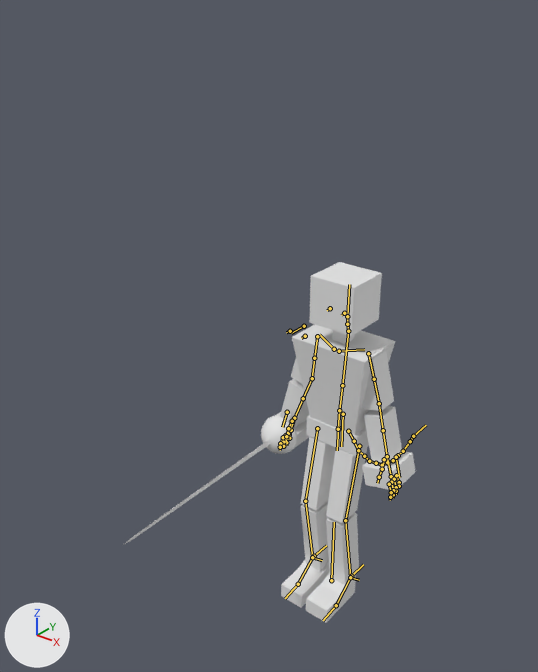
One commit to the Blender file Blender/PlayerRig01.blend: the scene before it, then after it.
Camera for both pictures: a 50 mm lens placed at (1.65, -2.6, 2.95), pointed at (-0.17, -0.32, 1.54). Lighting does not change. The marker at lower left points along +X, +Y and +Z. The bones that bend it are drawn over the model as lines.

The first picture shows 'Rapier01_Cube', 'TheChosenOne'.
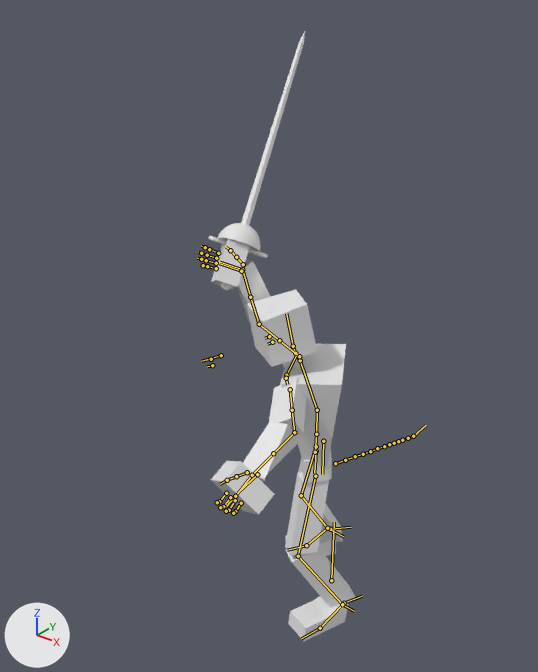
The newer file adds an action. The first version stands in its rest pose; the second is drawn at frame 24 of the action 'Combat_Attack_DownwardStrike'.

Changed parts and their boxes [x1, y1, x2, y2] in the pictures (538 x 672 px):
'TheChosenOne', posed (11% taller)
    before: [275, 262, 416, 623]
    after: [211, 239, 356, 641]
'Rapier01_Cube', posed (44% narrower, 93% taller)
    before: [123, 412, 297, 545]
    after: [208, 32, 305, 290]
bone 'Hip_root', root to tip
    before: (343, 414) to (341, 446)
    after: (323, 441) to (322, 474)
bone 'HipControl', root to tip
    before: (338, 427) to (337, 450)
    after: (316, 451) to (314, 473)
bone 'Femur.R', root to tip
    before: (317, 428) to (305, 501)
    after: (316, 446) to (301, 495)
bone 'Femur.L', root to tip
    before: (359, 446) to (345, 520)
    after: (315, 476) to (298, 556)
bone 'spine.002', root to tip
    before: (339, 410) to (342, 385)
    after: (316, 434) to (317, 410)
bone 'spine.003', root to tip
    before: (342, 385) to (348, 331)
    after: (317, 410) to (300, 360)
bone 'Neck.001', root to tip
    before: (348, 331) to (347, 324)
    after: (300, 360) to (295, 353)
bone 'Neck.002', root to tip
    before: (347, 324) to (347, 316)
    after: (295, 353) to (293, 346)
bone 'Head', root to tip
    before: (347, 316) to (349, 284)
    after: (293, 346) to (286, 313)
bone 'Eye_Controller_Main', root to tip
    before: (304, 326) to (291, 333)
    after: (221, 355) to (201, 361)
bone 'Humerus.R', root to tip
    before: (317, 336) to (314, 358)
    after: (299, 356) to (279, 340)
bone 'Humerus.R.001', root to tip
    before: (314, 358) to (312, 378)
    after: (279, 340) to (259, 324)
bone 'Ulna.R', root to tip
    before: (312, 378) to (303, 398)
    after: (259, 324) to (250, 297)
bone 'Ulna.R.001', root to tip
    before: (303, 398) to (294, 418)
    after: (250, 297) to (242, 269)
bone 'Hand.R', root to tip
    before: (294, 418) to (289, 433)
    after: (242, 269) to (220, 262)
bone 'Humerus.L', root to tip
    before: (368, 353) to (374, 379)
    after: (290, 389) to (292, 410)
bone 'Ulna.L', root to tip
    before: (379, 403) to (383, 430)
    after: (294, 432) to (273, 453)
bone 'Ulna.L.001', root to tip
    before: (383, 430) to (387, 456)
    after: (273, 453) to (252, 475)
bone 'Foot_Control.R', root to tip
    before: (314, 556) to (326, 545)
    after: (330, 529) to (351, 527)
bone 'Tarsals.R', root to tip
    before: (298, 584) to (312, 557)
    after: (306, 545) to (327, 528)
bone 'Foot_Control.L', root to tip
    before: (351, 576) to (363, 564)
    after: (344, 603) to (362, 596)

The change, as a list of edits to the scene's bpy script:
```text
Change bone_hip_root:
    where bone_hip_root = bpy.data.objects['Armature'].pose.bones['Hip_root']  # child of 'root_bone'
    bone_hip_root.location: (0.0, 0.0, 0.0) -> (0.0, 0.072, -0.16)
    bone_hip_root.rotation_quaternion: (1.0, 0.0, 0.0, 0.0) -> (0.867, 0.0, 0.497, -0.001)  # degrees (0, 0, 0) -> degrees (0, 60, 0)
Change bone_hipcontrol:
    where bone_hipcontrol = bpy.data.objects['Armature'].pose.bones['HipControl']  # child of 'Hip_root'
    bone_hipcontrol.rotation_quaternion: (1.0, 0.0, 0.0, 0.0) -> (0.999, 0.0, -0.04, -0.002)  # degrees (0, 0, 0) -> degrees (0, -5, 0)
Change bone_femur_r:
    where bone_femur_r = bpy.data.objects['Armature'].pose.bones['Femur.R']  # child of 'HipControl'
    bone_femur_r.rotation_quaternion: (1.0, 0.0, 0.0, 0.0) -> (0.981, 0.124, -0.023, 0.031)  # degrees (0, 0, 0) -> degrees (14, -3, 3)
Change bone_femur_l:
    where bone_femur_l = bpy.data.objects['Armature'].pose.bones['Femur.L']  # child of 'HipControl'
    bone_femur_l.rotation_quaternion: (1.0, 0.0, 0.0, 0.0) -> (0.959, 0.136, -0.106, -0.213)  # degrees (0, 0, 0) -> degrees (18, -8, -26)
Change bone_spine_002:
    where bone_spine_002 = bpy.data.objects['Armature'].pose.bones['spine.002']  # child of 'spine.001'
    bone_spine_002.rotation_quaternion: (1.0, 0.0, 0.0, 0.0) -> (0.998, 0.062, 0.004, 0.001)  # degrees (0, 0, 0) -> degrees (7, 0, 0)
Change bone_spine_003:
    where bone_spine_003 = bpy.data.objects['Armature'].pose.bones['spine.003']  # child of 'spine.002'
    bone_spine_003.rotation_quaternion: (1.0, 0.0, 0.0, 0.0) -> (0.988, 0.146, -0.03, -0.032)  # degrees (0, 0, 0) -> degrees (17, -3, -4)
Change bone_neck_001:
    where bone_neck_001 = bpy.data.objects['Armature'].pose.bones['Neck.001']  # child of 'spine.003'
    bone_neck_001.rotation_quaternion: (1.0, 0.0, 0.0, 0.0) -> (0.974, 0.099, 0.145, 0.036)  # degrees (0, 0, 0) -> degrees (13, 16, 6)
Change bone_neck_002:
    where bone_neck_002 = bpy.data.objects['Armature'].pose.bones['Neck.002']  # child of 'Neck.001'
    bone_neck_002.rotation_quaternion: (1.0, 0.0, 0.0, 0.0) -> (0.998, 0.0, 0.063, 0.007)  # degrees (0, 0, 0) -> degrees (0, 7, 1)
Change bone_head:
    where bone_head = bpy.data.objects['Armature'].pose.bones['Head']  # child of 'Neck.002'
    bone_head.rotation_quaternion: (1.0, 0.0, 0.0, 0.0) -> (0.994, -0.002, -0.025, 0.027)  # degrees (0, 0, 0) -> degrees (0, -3, 3)
Change bone_eye_controller_main:
    where bone_eye_controller_main = bpy.data.objects['Armature'].pose.bones['Eye_Controller_Main']  # child of 'Head'
    bone_eye_controller_main.location: (0.0, 0.0, 0.0) -> (-0.072, -0.017, 0.0)
Change bone_humerus_r:
    where bone_humerus_r = bpy.data.objects['Armature'].pose.bones['Humerus.R']  # child of 'Clavicle.R'
    bone_humerus_r.rotation_quaternion: (1.0, 0.0, 0.0, 0.0) -> (0.087, -0.892, 0.025, -0.443)  # degrees (0, 0, 0) -> degrees (-163, -52, -11)
Change bone_humerus_r_001:
    where bone_humerus_r_001 = bpy.data.objects['Armature'].pose.bones['Humerus.R.001']  # child of 'Humerus.R'
    bone_humerus_r_001.rotation_quaternion: (1.0, 0.0, 0.0, 0.0) -> (1.0, 0.0, 0.007, 0.0)  # degrees (0, 0, 0) -> degrees (0, 1, 0)
Change bone_ulna_r:
    where bone_ulna_r = bpy.data.objects['Armature'].pose.bones['Ulna.R']  # child of 'Humerus.R.001'
    bone_ulna_r.rotation_quaternion: (1.0, 0.0, 0.0, 0.0) -> (0.849, -0.166, 0.0, 0.0)  # degrees (0, 0, 0) -> degrees (-22, 0, 0)
Change bone_ulna_r_001:
    where bone_ulna_r_001 = bpy.data.objects['Armature'].pose.bones['Ulna.R.001']  # child of 'Ulna.R'
    bone_ulna_r_001.rotation_quaternion: (1.0, 0.0, 0.0, 0.0) -> (0.861, 0.0, -0.187, 0.0)  # degrees (0, 0, 0) -> degrees (0, -24, 0)
Change bone_hand_r:
    where bone_hand_r = bpy.data.objects['Armature'].pose.bones['Hand.R']  # child of 'Ulna.R.001'
    bone_hand_r.rotation_quaternion: (1.0, 0.0, 0.0, 0.0) -> (0.892, 0.01, 0.086, -0.395)  # degrees (0, 0, 0) -> degrees (-3, 10, -48)
Change bone_humerus_l:
    where bone_humerus_l = bpy.data.objects['Armature'].pose.bones['Humerus.L']  # child of 'Clavicle.L'
    bone_humerus_l.rotation_quaternion: (1.0, 0.0, 0.0, 0.0) -> (0.843, 0.065, -0.045, -0.543)  # degrees (0, 0, 0) -> degrees (9, 0, -66)
Change bone_ulna_l:
    where bone_ulna_l = bpy.data.objects['Armature'].pose.bones['Ulna.L']  # child of 'Humerus.L.001'
    bone_ulna_l.rotation_quaternion: (1.0, 0.0, 0.0, 0.0) -> (0.828, -0.223, 0.0, 0.0)  # degrees (0, 0, 0) -> degrees (-30, 0, 0)
Change bone_ulna_l_001:
    where bone_ulna_l_001 = bpy.data.objects['Armature'].pose.bones['Ulna.L.001']  # child of 'Ulna.L'
    bone_ulna_l_001.rotation_quaternion: (1.0, 0.0, 0.0, 0.0) -> (0.484, 0.0, -0.365, 0.0)  # degrees (0, 0, 0) -> degrees (0, -74, 0)
Change bone_foot_control_r:
    where bone_foot_control_r = bpy.data.objects['Armature'].pose.bones['Foot_Control.R']  # child of 'root_bone'
    bone_foot_control_r.location: (0.0, 0.0, 0.0) -> (0.06, 0.251, -0.008)
    bone_foot_control_r.rotation_quaternion: (1.0, 0.0, 0.0, 0.0) -> (0.942, 0.0, 0.025, 0.334)  # degrees (0, 0, 0) -> degrees (1, 3, 39)
Change bone_tarsals_r:
    where bone_tarsals_r = bpy.data.objects['Armature'].pose.bones['Tarsals.R']  # child of 'Foot_Control.R'
    bone_tarsals_r.rotation_quaternion: (1.0, 0.0, 0.0, 0.0) -> (0.994, 0.044, 0.0, 0.0)  # degrees (0, 0, 0) -> degrees (5, 0, 0)
Change bone_foot_control_l:
    where bone_foot_control_l = bpy.data.objects['Armature'].pose.bones['Foot_Control.L']  # child of 'root_bone'
    bone_foot_control_l.location: (0.0, 0.0, 0.0) -> (0.076, -0.185, -0.009)
    bone_foot_control_l.rotation_quaternion: (1.0, 0.0, 0.0, 0.0) -> (0.988, -0.053, 0.026, -0.142)  # degrees (0, 0, 0) -> degrees (-6, 2, -16)
```
